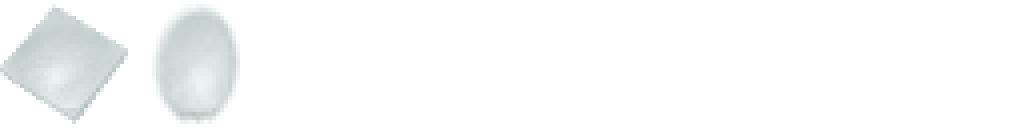
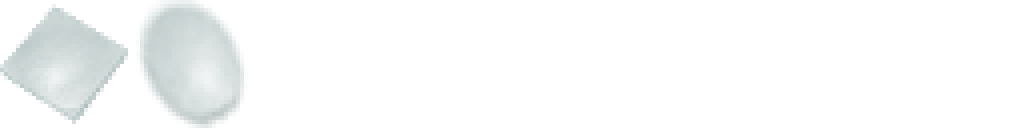
Layer changes from the first w=1024, h=128 image to the second:
added layer "Layer 2 copy" (67%) above "Layer 2" over (136, 0, 248, 128)
hid "Layer 2" over (152, 0, 244, 124)
